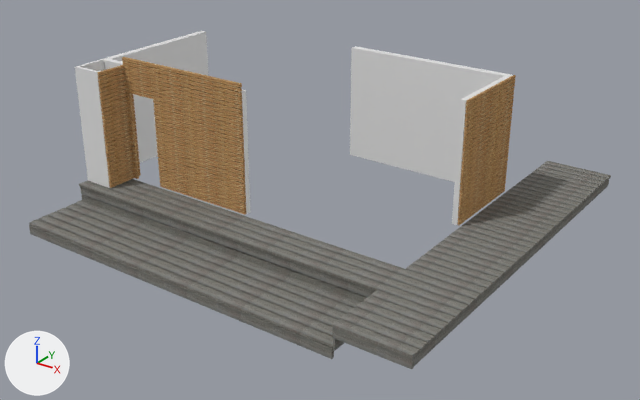
One commit to the Blender file exterior.blend: the scene before it, then after it.
The view is the same before and after, from a 50 mm lens placed at (8.25, -8.76, 5.67), pointed at (1.3, 0.82, 0.28). The axes (+X, +Y, +Z) are drawn at lower left. The lights are the same throughout.
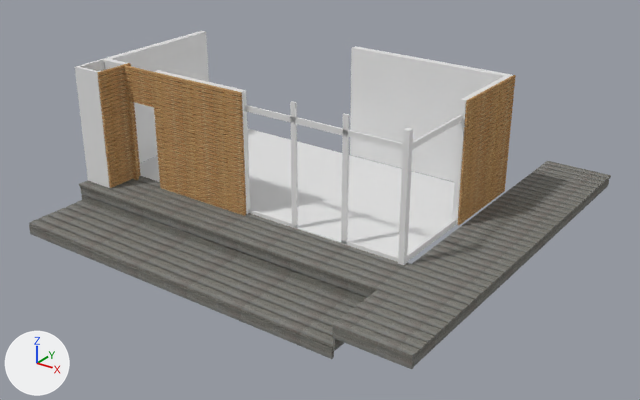
What differs and where, as boxes [x1, y1, x2, y2] in the pictures (640 x 400 px; the box of a moved part takes in the faces that stretch with it):
'Cube.011', reshaped (64% wider, 22% taller): before [350, 46, 513, 225]; after [245, 46, 513, 265]
'Plane', added: after [139, 129, 455, 257]
'Cube.008', moved: before [122, 57, 246, 214]; after [124, 65, 246, 216]
part 1 of me_cube_011, added: after [398, 128, 413, 265]
part 2 of me_cube_011, added: after [412, 115, 463, 150]
part 3 of me_cube_011, added: after [407, 220, 456, 261]
part 4 of me_cube_011, added: after [245, 101, 403, 262]
part 5 of me_cube_001, moved or reshaped: before [406, 264, 486, 296]; after [133, 176, 486, 296]

Diff of the bpy script that builds the scene:
```diff
--- a/exterior.blend.py
+++ b/exterior.blend.py
@@ me_cube_011 @@
 # used by ob_cube_011; location = (3.3, 1.87, 0.34); scale = (0.0395, 0.659, 0.041)
-me_cube_011.from_pydata(...)  # 24 vertices, 22 faces; spans x -66.5..1.0, y -1.0..1.2, z -1.0..42.6
+me_cube_011.from_pydata(...)  # 96 vertices, 72 faces; spans x -66.5..1.0, y -3.1..1.2, z -1.9..42.6
+# me_cube_011 part 1: a new loose piece, a box spanning x -1.07..1.03, y -3.15..-3.02, z -0.97..42.6
+# me_cube_011 part 2: a new loose piece, a box spanning x -0.39..0.34, y -3.05..-0.98, z 35.71..37.73
+# me_cube_011 part 3: a new loose piece, a box spanning x -0.39..0.34, y -3.05..-0.98, z -1.33..0.69
+# me_cube_011 part 4
+# 48 vertices are added at x -65.1..-0.4, y -3.1..-3.0, z -1.9..42.6
+# 32 new faces join them
@@ me_cube_001 @@
 me_cube_001.from_pydata(...)  # 304 vertices, 228 faces; spans x -11.4..1.0, y -1.0..86.1, z -1.0..1.0
 # used by ob_cube_001; location = (3.92, -1.76, 0.28); scale = (0.521, 0.0693, 0.0201)
 # before: 82 (-1.0, 22.0, -1.0), 83 (-1.0, 24.0, -1.0), 86 (-1.0, 22.0, 1.0) at pixel (405, 268), 87 (-1.0, 24.0, 1.0) at pixel (411, 263)
+# me_cube_001 part 5
+for i in [82, 83, 86, 87]: me_cube_001.vertices[i].co += Vector((-10.3, 0.0, 0.0))
 me_cube_001.materials.append(mat_material)
@@ me_plane @@
+me_plane.from_pydata([(-1.0, -1.0, 0.0), (1.0, -1.0, 0.0), (-1.0, 1.0, 0.0), (1.0, 1.0, 0.0)], [], [(0, 1, 3, 2)])
@@ ob_cube_008 @@
 ob_cube_008 = bpy.data.objects.new('Cube.008', me_cube_008)
-ob_cube_008.location = (-0.35, -0.23, 0.34)
+ob_cube_008.location = (-0.35, -0.23, 0.21)
 ob_cube_008.scale = (1.12, 0.018, 0.0241)
@@ ob_plane @@
+ob_plane = bpy.data.objects.new('Plane', me_plane)
+ob_plane.location = (0.7, 1.2, 0.29)
+ob_plane.scale = (2.57, 1.33, 1.0)
```
